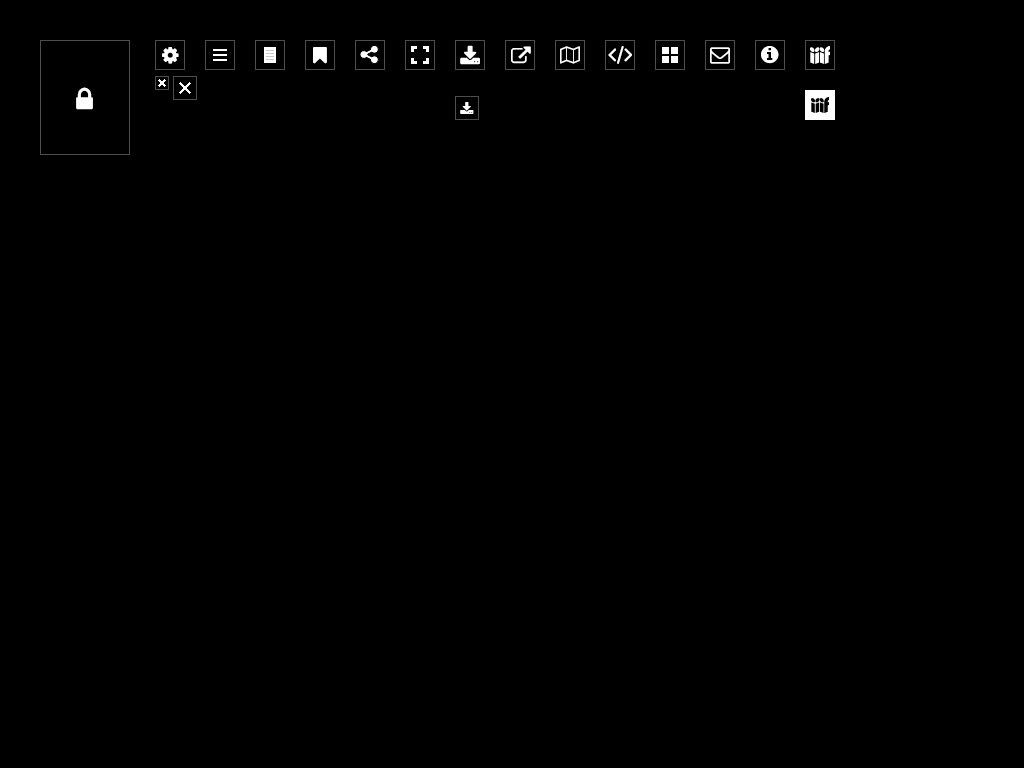
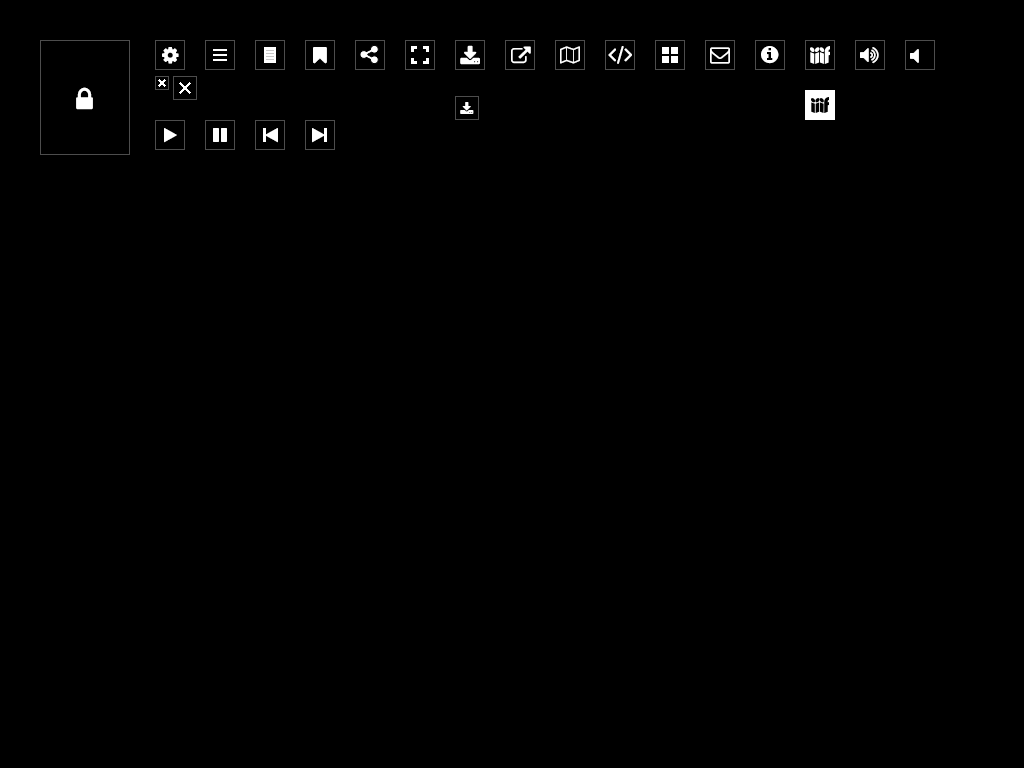
Revision of a layered 1024 x 768 image; what changed, layer by layer:
added group "prev" with 3 layers above "next" over [255,120,285,150]
added layer "Layer 17" (1st of 2, in "prev") in group "prev" over [263,128,266,142]
added layer (unnamed layer) (1st of 15, in "prev") in group "prev" over [265,128,278,143]
added layer "Layer 3 copy 3" (1st of 9, in "prev") in group "prev" over [255,120,285,150]
added group "next" with 3 layers above "pause" over [305,120,335,150]
added layer "Layer 17" (2nd of 2, in "next") in group "next" over [324,128,327,142]
added layer (unnamed layer) (2nd of 15, in "next") in group "next" over [312,128,325,143]
added layer "Layer 3 copy 3" (2nd of 9, in "next") in group "next" over [305,120,335,150]
added group "pause" with 2 layers above "play" over [205,120,235,150]
added layer (unnamed layer) (3rd of 15, in "pause") in group "pause" over [213,128,227,142]
added layer "Layer 3 copy 3" (3rd of 9, in "pause") in group "pause" over [205,120,235,150]
added group "play" with 2 layers above "volume off" over [155,120,185,150]
added layer (unnamed layer) (4th of 15, in "play") in group "play" over [164,128,177,143]
added layer "Layer 3 copy 3" (4th of 9, in "play") in group "play" over [155,120,185,150]
added group "volume off" with 2 layers above "volume up" over [905,40,935,70]
added layer (unnamed layer) (5th of 15, in "volume off") in group "volume off" over [910,49,919,63]
added layer "Layer 3 copy 3" (5th of 9, in "volume off") in group "volume off" over [905,40,935,70]
added group "volume up" with 2 layers above "iiif inverted" over [855,40,885,70]
added layer (unnamed layer) (6th of 15, in "volume up") in group "volume up" over [860,47,879,64]
added layer "Layer 3 copy 3" (6th of 9, in "volume up") in group "volume up" over [855,40,885,70]
